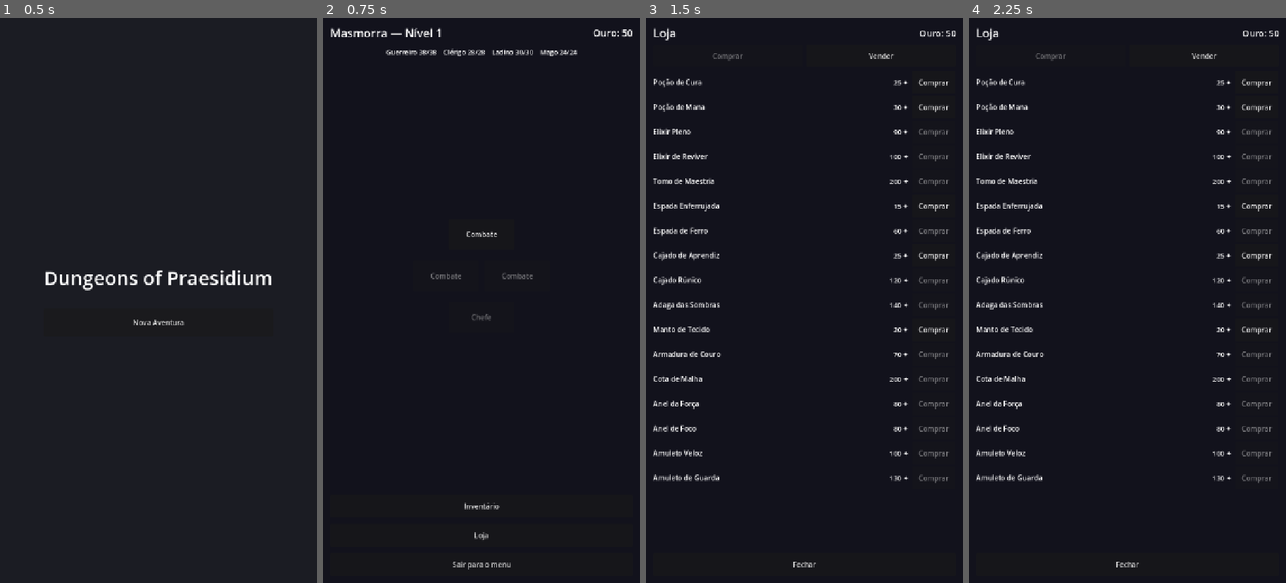
Above: before the commit, frames 1-4 (left to right).
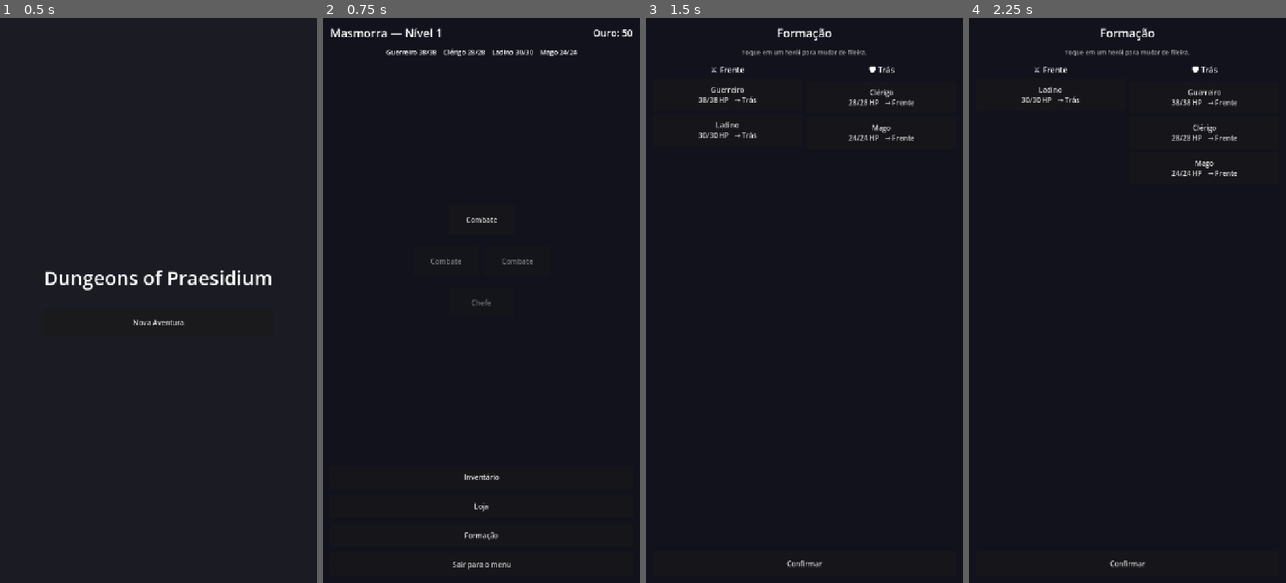
Above: after the commit, the same moments.

Repository: RoxtonRD/dungeon-rpg
Game: Godot game, scene res://scenes/main.tscn
Two runs of this game, one before a commit and one after it. Both use one fixed random seed, a clock stepped at 60 frames per second and the inputs below.
Inputs (mouse positions are in pixels of both pictures, inside the frame that each line leads up to):
- Up to frame 1 (0.5 s): no input
- Up to frame 2 (0.75 s): click "Nova Aventura" at 0.5 s
- Up to frame 3 (1.5 s): click (804, 537) at 1.25 s, where only the run after the commit has a clickable "Formação"
- Up to frame 4 (2.25 s): click (1051, 97) at 2 s, where only the run after the commit has a clickable "Guerreiro 38/38 HP → Trás"

Frame 1 is identical in both runs. In frame 2, 0.7% of the frame differs, in the area x 34-67%, y 35-93%; in frame 3, 4.9%; in frame 4, 4.9%, in the area x 2-98%, y 1-98%.

Commit message:
feat(formation): add formation screen with front/back row assignment~

Diff:
--- a/scripts/combat/battler.gd
+++ b/scripts/combat/battler.gd
@@ -60,11 +60,12 @@
 	return hero.class_data.display_name if side == Battler.Side.PARTY else enemy_data.display_name
 
 
-## Default row from the underlying data. Step 9 (formation) will overlay
-## a player-chosen layout on top of this.
+## Returns true when this battler is in the front row.
+## For party members this reads hero.row (set by the formation screen);
+## for enemies it falls back to the EnemyData default role.
 func is_front_row() -> bool:
 	if side == Battler.Side.PARTY:
-		return hero.class_data.role == ClassData.Role.FRONT
+		return hero.row == 0   # 0 = ClassData.Role.FRONT
 	return enemy_data.role == EnemyData.Role.FRONT
 
 
--- a/scripts/dungeon/dungeon_map.gd
+++ b/scripts/dungeon/dungeon_map.gd
@@ -8,6 +8,7 @@
 const MENU_SCENE := "res://scenes/main.tscn"
 const INVENTORY_SCENE := "res://scripts/inventory/inventory_screen.tscn"
 const SHOP_SCENE := "res://scripts/shop/shop_screen.tscn"
+const FORMATION_SCENE := "res://scripts/formation/formation_screen.tscn"
 const ITEM_DIR := "res://resources/items/"
 
 @onready var title_label: Label = %TitleLabel
@@ -16,6 +17,7 @@
 @onready var map_area: VBoxContainer = %MapArea
 @onready var inventory_button: Button = %InventoryButton
 @onready var shop_button: Button = %ShopButton
+@onready var formation_button: Button = %FormationButton
 @onready var menu_button: Button = %MenuButton
 @onready var end_panel: PanelContainer = %EndPanel
 @onready var end_label: Label = %EndLabel
@@ -50,6 +52,7 @@
 func _ready() -> void:
 	inventory_button.pressed.connect(_on_inventory_pressed)
 	shop_button.pressed.connect(_on_shop_pressed)
+	formation_button.pressed.connect(_on_formation_pressed)
 	menu_button.pressed.connect(_on_menu_pressed)
 	end_menu_button.pressed.connect(_on_menu_pressed)
 	treasure_continue_button.pressed.connect(_on_treasure_continue)
@@ -261,5 +264,9 @@
 	get_tree().change_scene_to_file(SHOP_SCENE)
 
 
+func _on_formation_pressed() -> void:
+	get_tree().change_scene_to_file(FORMATION_SCENE)
+
+
 func _on_menu_pressed() -> void:
 	get_tree().change_scene_to_file(MENU_SCENE)
--- a/scripts/dungeon/dungeon_map.tscn
+++ b/scripts/dungeon/dungeon_map.tscn
@@ -70,6 +70,12 @@
 custom_minimum_size = Vector2(0, 52)
 text = "Loja"
 
+[node name="FormationButton" type="Button" parent="VBox"]
+unique_name_in_owner = true
+layout_mode = 2
+custom_minimum_size = Vector2(0, 52)
+text = "Formação"
+
 [node name="MenuButton" type="Button" parent="VBox"]
 unique_name_in_owner = true
 layout_mode = 2
--- /dev/null
+++ b/scripts/formation/formation_screen.gd
@@ -0,0 +1,87 @@
+## Formation screen. Shows the party split into front / back rows and lets
+## the player move heroes between them. Saves on confirm.
+## Rule: each row must have at least one hero.
+extends Control
+
+const DUNGEON_SCENE := "res://scripts/dungeon/dungeon_map.tscn"
+
+@onready var front_slots: VBoxContainer = %FrontSlots
+@onready var back_slots: VBoxContainer = %BackSlots
+@onready var confirm_button: Button = %ConfirmButton
+
+
+func _ready() -> void:
+	# Safety net: allows this scene to be run directly for testing.
+	if Party.heroes.is_empty():
+		Party.start_new_game()
+		GameState.start_new_game()
+	confirm_button.pressed.connect(_on_confirm)
+	_refresh()
+
+
+func _refresh() -> void:
+	_clear(front_slots)
+	_clear(back_slots)
+	for hero in Party.heroes:
+		var btn := _make_hero_button(hero)
+		if hero.row == 0:   # FRONT
+			front_slots.add_child(btn)
+		else:               # BACK
+			back_slots.add_child(btn)
+	# Show placeholder when a column is empty.
+	_maybe_add_empty_label(front_slots)
+	_maybe_add_empty_label(back_slots)
+
+
+func _make_hero_button(hero: Hero) -> Button:
+	var btn := Button.new()
+	btn.custom_minimum_size = Vector2(0, 72)
+	btn.size_flags_horizontal = Control.SIZE_EXPAND_FILL
+	# Two-line label: class name + HP/MP
+	var row_indicator := "→ Trás" if hero.row == 0 else "→ Frente"
+	btn.text = "%s\n%d/%d HP   %s" % [
+		hero.class_data.display_name, hero.hp, hero.max_hp(), row_indicator
+	]
+	btn.pressed.connect(_on_hero_pressed.bind(hero))
+	return btn
+
+
+func _maybe_add_empty_label(container: VBoxContainer) -> void:
+	if container.get_child_count() == 0:
+		var lbl := Label.new()
+		lbl.text = "(vazio)"
+		lbl.horizontal_alignment = HORIZONTAL_ALIGNMENT_CENTER
+		lbl.modulate = Color(0.5, 0.5, 0.5, 1)
+		lbl.size_flags_horizontal = Control.SIZE_EXPAND_FILL
+		container.add_child(lbl)
+
+
+func _on_hero_pressed(hero: Hero) -> void:
+	if hero.row == 0:   # FRONT → try to move to BACK
+		# Need at least 1 other hero remaining in front.
+		var others_in_front := 0
+		for h in Party.heroes:
+			if h != hero and h.row == 0:
+				others_in_front += 1
+		if others_in_front == 0:
+			return   # Would empty the front row — disallow
+		hero.row = 1
+	else:              # BACK → try to move to FRONT
+		var others_in_back := 0
+		for h in Party.heroes:
+			if h != hero and h.row == 1:
+				others_in_back += 1
+		if others_in_back == 0:
+			return   # Would empty the back row — disallow
+		hero.row = 0
+	_refresh()
+
+
+func _clear(container: VBoxContainer) -> void:
+	for child in container.get_children():
+		child.queue_free()
+
+
+func _on_confirm() -> void:
+	GameState.save_game()
+	get_tree().change_scene_to_file(DUNGEON_SCENE)
--- /dev/null
+++ b/scripts/formation/formation_screen.tscn
@@ -0,0 +1,88 @@
+[gd_scene load_steps=2 format=3]
+
+[ext_resource type="Script" path="res://scripts/formation/formation_screen.gd" id="1"]
+
+[node name="FormationScreen" type="Control"]
+layout_mode = 3
+anchors_preset = 15
+anchor_right = 1.0
+anchor_bottom = 1.0
+script = ExtResource("1")
+
+[node name="Background" type="ColorRect" parent="."]
+layout_mode = 1
+anchors_preset = 15
+anchor_right = 1.0
+anchor_bottom = 1.0
+color = Color(0.07, 0.07, 0.11, 1)
+
+[node name="VBox" type="VBoxContainer" parent="."]
+layout_mode = 1
+anchors_preset = 15
+anchor_right = 1.0
+anchor_bottom = 1.0
+offset_left = 16.0
+offset_top = 16.0
+offset_right = -16.0
+offset_bottom = -16.0
+theme_override_constants/separation = 16
+
+[node name="TitleLabel" type="Label" parent="VBox"]
+layout_mode = 2
+horizontal_alignment = 1
+theme_override_font_sizes/font_size = 26
+text = "Formação"
+
+[node name="HintLabel" type="Label" parent="VBox"]
+layout_mode = 2
+horizontal_alignment = 1
+theme_override_font_sizes/font_size = 14
+text = "Toque em um herói para mudar de fileira."
+modulate = Color(0.7, 0.7, 0.7, 1)
+
+[node name="GridRow" type="HBoxContainer" parent="VBox"]
+layout_mode = 2
+size_flags_vertical = 3
+theme_override_constants/separation = 12
+
+[node name="FrontColumn" type="VBoxContainer" parent="VBox/GridRow"]
+unique_name_in_owner = true
+layout_mode = 2
+size_flags_horizontal = 3
+theme_override_constants/separation = 8
+
+[node name="FrontLabel" type="Label" parent="VBox/GridRow/FrontColumn"]
+layout_mode = 2
+horizontal_alignment = 1
+theme_override_font_sizes/font_size = 18
+text = "⚔ Frente"
+
+[node name="FrontSlots" type="VBoxContainer" parent="VBox/GridRow/FrontColumn"]
+unique_name_in_owner = true
+layout_mode = 2
+size_flags_vertical = 3
+theme_override_constants/separation = 8
+
+[node name="BackColumn" type="VBoxContainer" parent="VBox/GridRow"]
+unique_name_in_owner = true
+layout_mode = 2
+size_flags_horizontal = 3
+theme_override_constants/separation = 8
+
+[node name="BackLabel" type="Label" parent="VBox/GridRow/BackColumn"]
+layout_mode = 2
+horizontal_alignment = 1
+theme_override_font_sizes/font_size = 18
+text = "🛡 Trás"
+
+[node name="BackSlots" type="VBoxContainer" parent="VBox/GridRow/BackColumn"]
+unique_name_in_owner = true
+layout_mode = 2
+size_flags_vertical = 3
+theme_override_constants/separation = 8
+
+[node name="ConfirmButton" type="Button" parent="VBox"]
+unique_name_in_owner = true
+layout_mode = 2
+custom_minimum_size = Vector2(0, 56)
+text = "Confirmar"
--- a/scripts/hero.gd
+++ b/scripts/hero.gd
@@ -19,6 +19,10 @@
 var hp: int = 0
 var mp: int = 0
 
+## Formation row chosen by the player. 0 = front, 1 = back.
+## Initialised from class_data.role in create(); player can override it.
+var row: int = 0
+
 ## Equipped items, keyed by slot name. Null = empty slot.
 var equipment: Dictionary = {
 	"weapon": null,
@@ -35,6 +39,7 @@
 	h.xp = 0
 	# Level-1 heroes start with 1 SP (prototype: Party.makeChar).
 	h.sp_available = 1
+	h.row = int(from_class.role)   # default: warriors/rogues front, mages/clerics back
 	h.hp = h.max_hp()
 	h.mp = h.max_mp()
 	return h
@@ -95,6 +100,7 @@
 		"sp_spent": sp_spent.duplicate(),
 		"hp": hp,
 		"mp": mp,
+		"row": row,
 		"equipment": equip,
 	}
 
@@ -110,6 +116,7 @@
 	h.sp_spent = spent_in.duplicate()
 	h.hp = int(data.get("hp", 0))
 	h.mp = int(data.get("mp", 0))
+	h.row = int(data.get("row", int(h.class_data.role)))
 	var equip_in: Dictionary = data.get("equipment", {})
 	for slot in ["weapon", "armor", "trinket"]:
 		var item_id: String = equip_in.get(slot, "")
Not shown, added: scripts/formation/formation_screen.gd.uid
